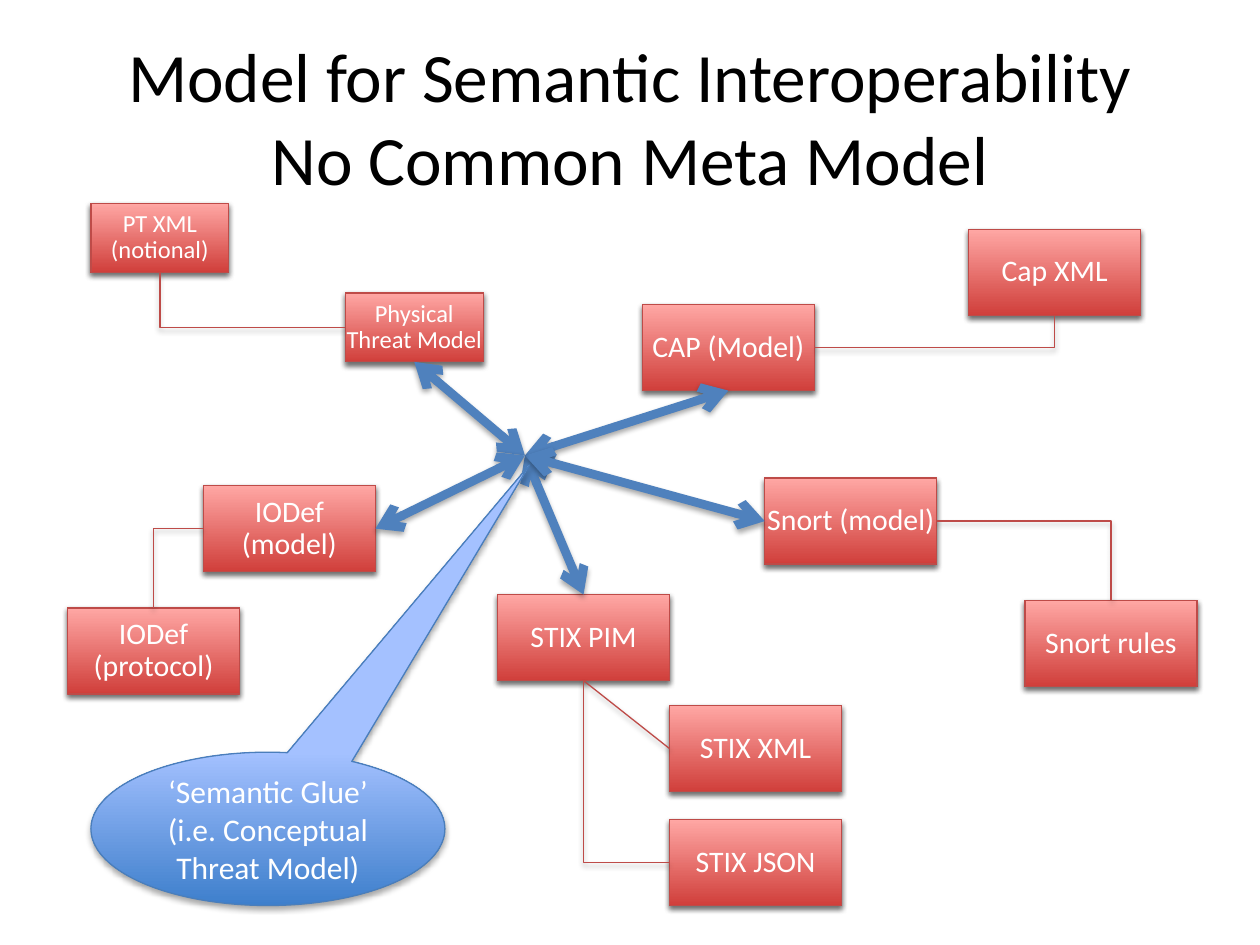
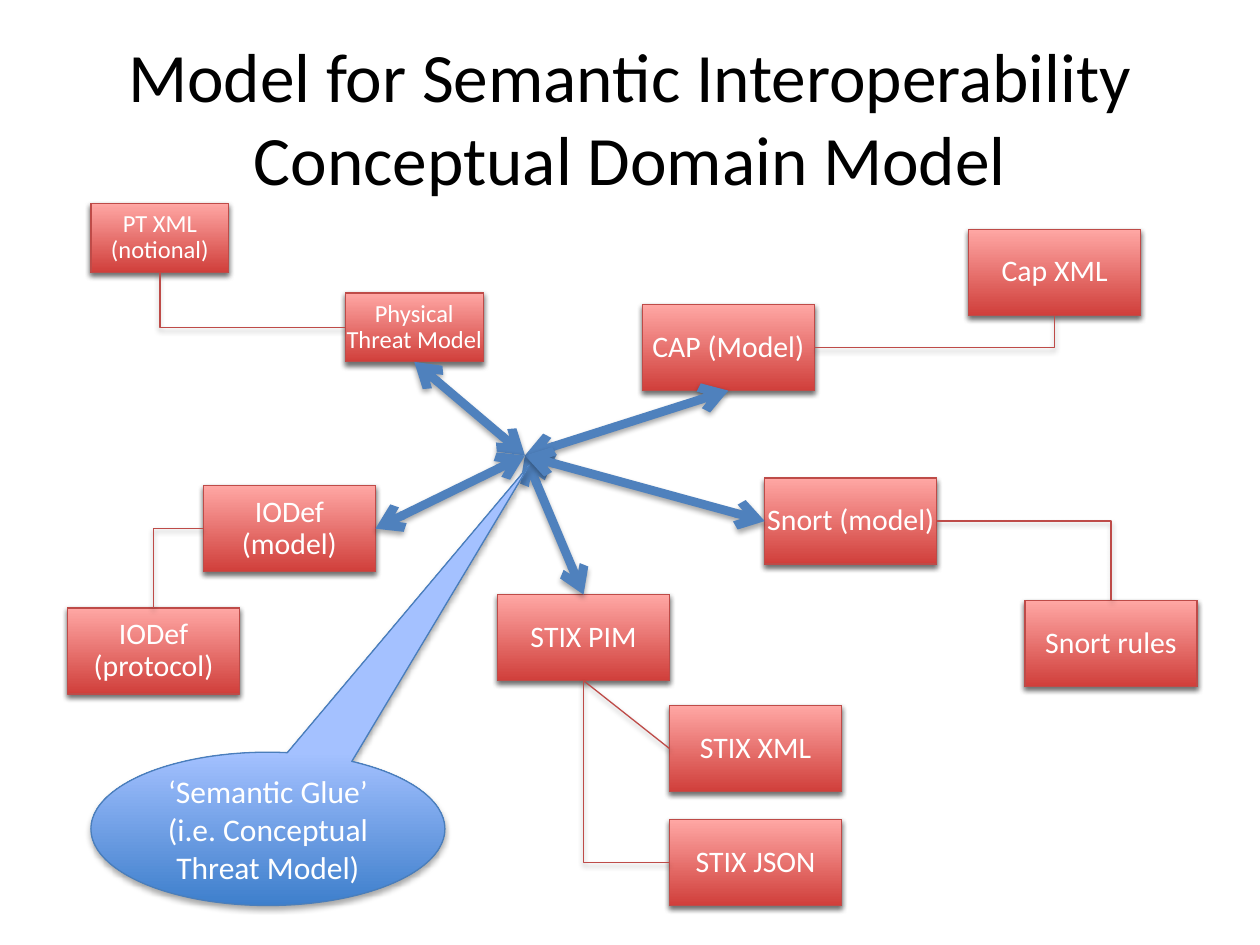
Before and after one commit to omg-threat-modeling/phase1, a slide deck: slide 5 of docs/Threat Modeling and Sharing-20140326.pptx. Drawn at 1260x945 pixels with LibreOffice and Linux fonts; fonts in the diff are those of the drawing. Boxes give left, top, right and bottom in pixels: in the first picture for what was removed or moved away, otherwise in the second. Text is boxed around its words. In the diff, an @@ line names an element or a change of style, - is before the commit and + after.

Commit message:
Slight update to OMG presentation
	modified:   docs/Threat Modeling and Sharing-20140326.pptx

```diff
--- a/docs/Threat Modeling and Sharing-20140326.pptx
+++ b/docs/Threat Modeling and Sharing-20140326.pptx
@@ title at <box>128,54,1131,197</box>: text changed @@
-Model for Semantic Interoperability
-No Common Meta Model
+Model for Semantic Interoperability
+Conceptual Domain Model
```
Also in this commit, not shown: 4 other slides changed.
